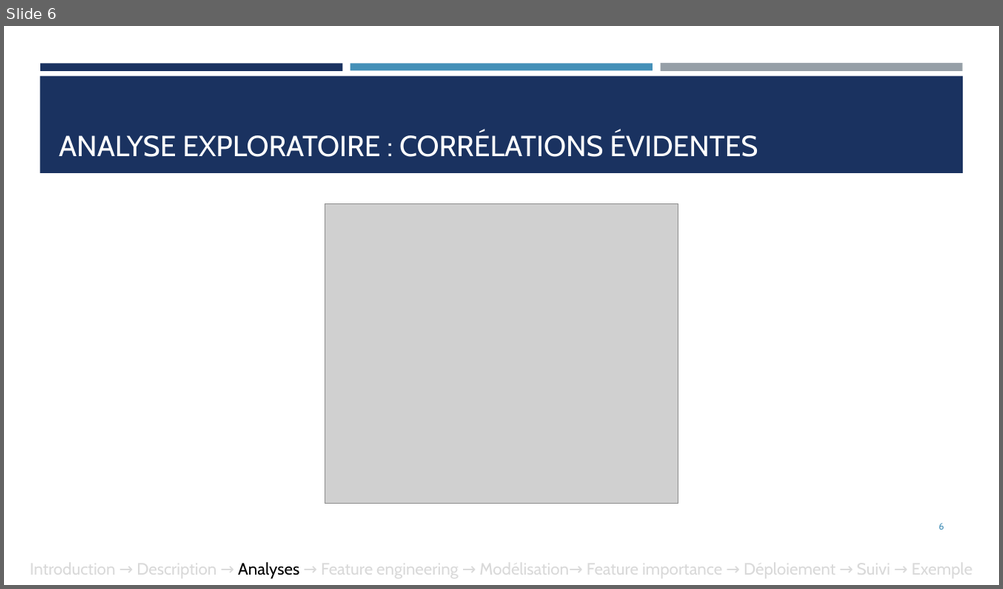
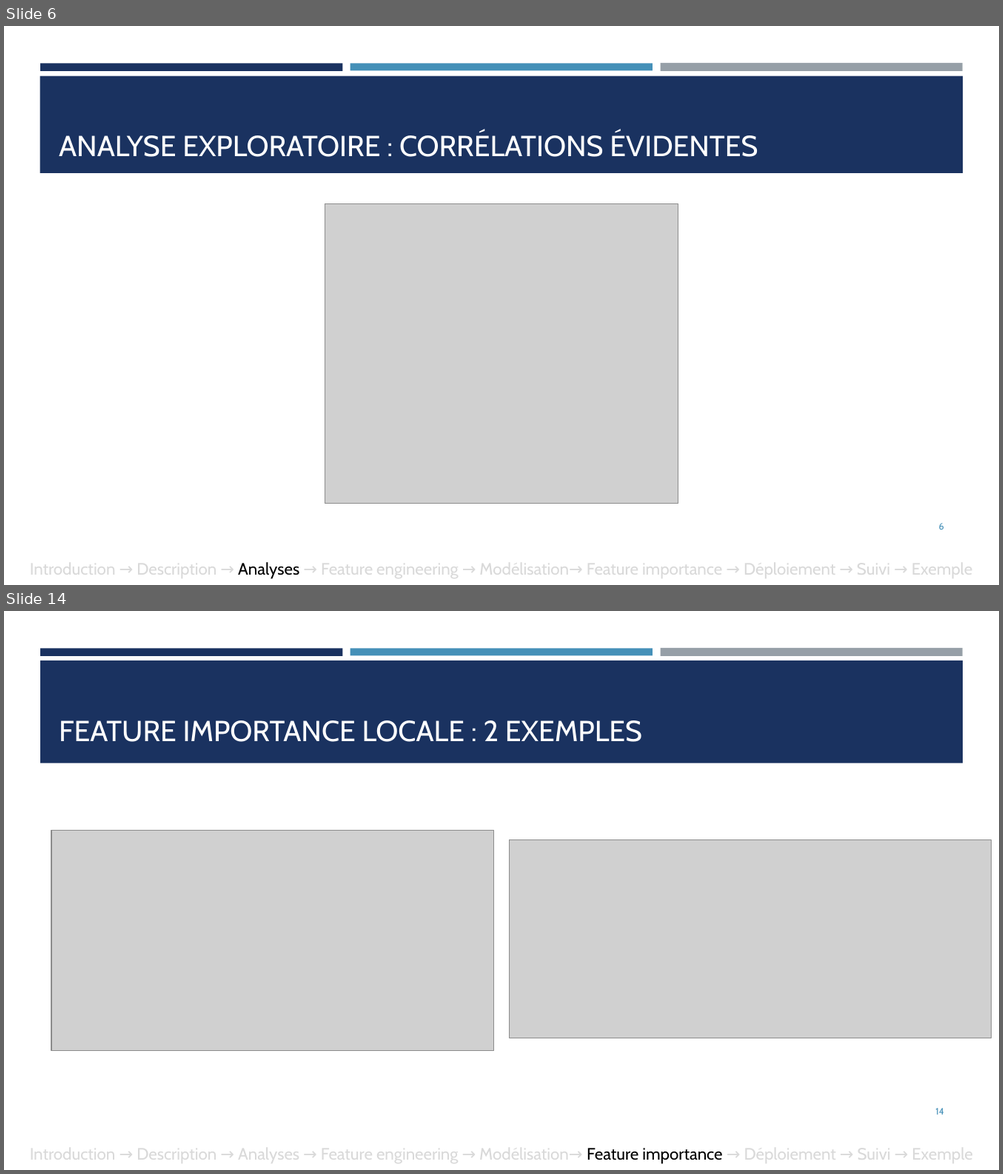
Before and after one commit to ludovicchmz/OpenClassrooms-DataScientist-Projet7, a slide deck: Chaumaz_Ludovic_6_presentation_102025.pptx. Shown one above the other, each under a label of ours: slide 6 before the commit, slides 6 and 14 after it; the slides between them are not shown. The pictures are 1003x589 and 1003x1174 pixels, drawn with LibreOffice and Linux fonts; fonts in the diff are those of the drawing; grey boxes stand for pictures. Boxes give left, top, right and bottom in pixels: in the first picture for what was removed or moved away, otherwise in the second. Text is boxed around its words. In the diff, an @@ line names an element or a change of style, - is before the commit and + after.

```diff
--- a/Chaumaz_Ludovic_6_presentation_102025.pptx
+++ b/Chaumaz_Ludovic_6_presentation_102025.pptx
@@ slide 14 added at (4,611,999,1170), background #FFFFFF; not listed: 3 template elements that a slide beside it also shows @@
@@ rectangle added at (40,661,963,763), fill #1A3260 @@
@@ title added at (59,721,642,742), 28 pt, text #FFFFFF @@
+FEATURE IMPORTANCE LOCALE : 2 EXEMPLES
@@ picture added at (52,830,494,1051) @@
@@ picture added at (509,840,991,1038) @@
@@ page number added at (935,1108,944,1115), 9 pt, text #4590B8 @@
+14
@@ text added at (30,1145,973,1165), 16 pt, text #D9D9D9 @@
+Introduction → Description → Analyses → Feature engineering → Modélisation→ Feature importance → Déploiement → Suivi → Exemple
```
Also in this commit, not shown: 2 slides changed, 10 other slides added, 4 other files.
